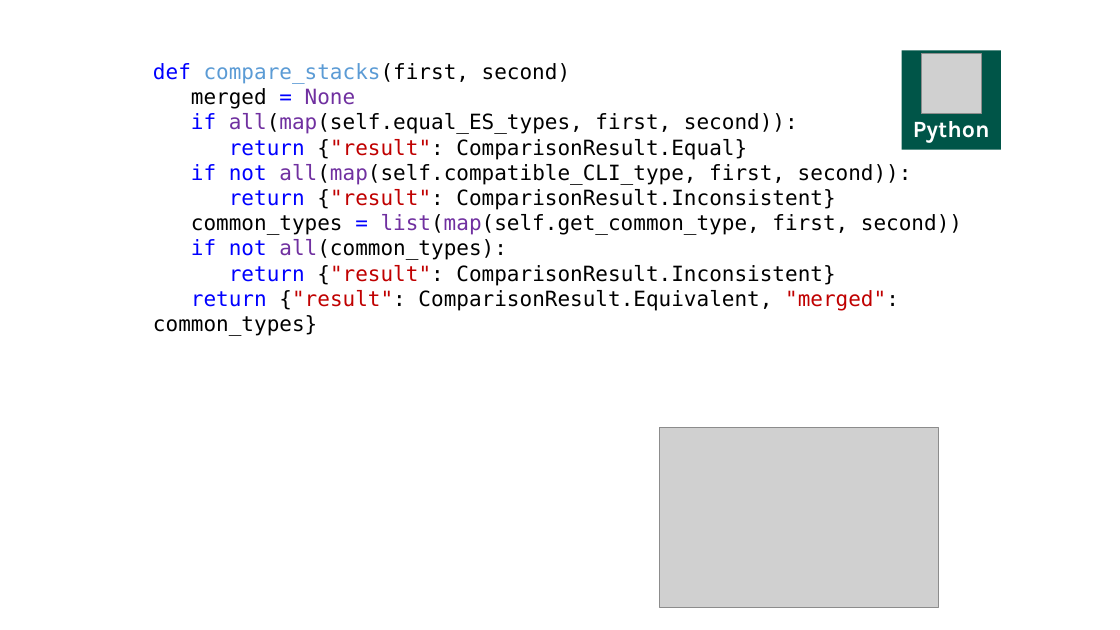
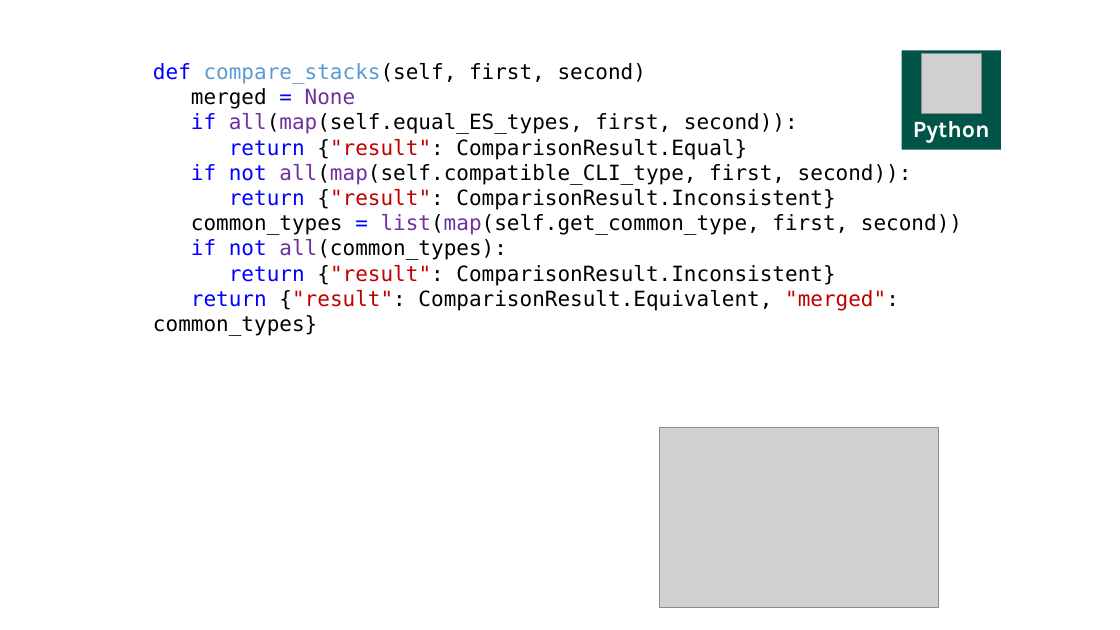
Before and after one commit to kontur-courses/clean-code, a slide deck: slide 67 of clean-code.pptx. Drawn at 1120x630 pixels with LibreOffice and Linux fonts; fonts in the diff are those of the drawing; grey boxes stand for pictures. Boxes give left, top, right and bottom in pixels: in the first picture for what was removed or moved away, otherwise in the second. Text is boxed around its words. In the diff, an @@ line names an element or a change of style, - is before the commit and + after.

```diff
--- a/clean-code.pptx
+++ b/clean-code.pptx
@@ text at <box>153,63,646,84</box>: text changed; text colour #5B9BD5 to #000000 @@
-def compare_stacks(first, second)
+def compare_stacks(self, first, second)
```
Also in this commit, not shown: 2 other slides changed, 2 other files.
